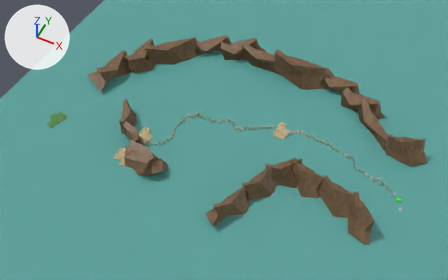
One commit to the glTF model public/world.glb: the scene before it, then after it.
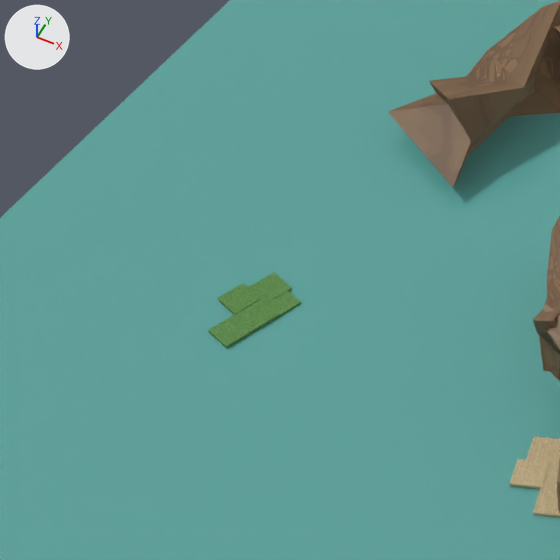
The first picture shows the older version from a 50 mm camera at (712.0, -950.0, 1291.0) aimed at (184.0, 106.0, -30.0). The close-ups show both versions on the part from 0% to 28% of the width and 18% to 63% of the height of that picture; other places that the commit changed are outside them. The lights are fixed; the arrows at upper left show +X, +Y and +Z. Where no turn or scale is listed for an object, it has been applied to the vertices.
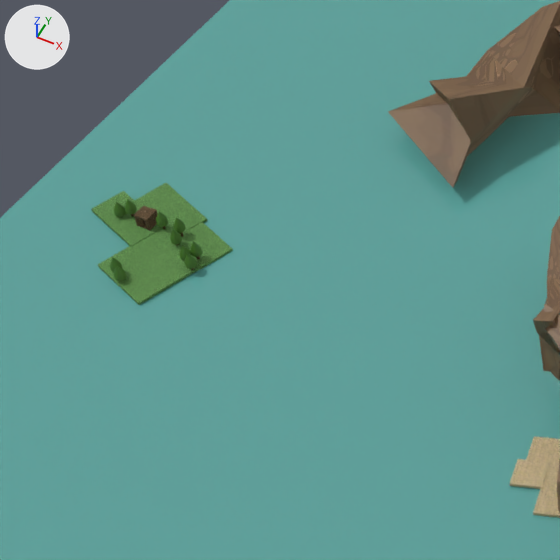
Boxes (x1, y1, x2, y2) around the edits, measured in the close-ups (560 x 560 px):
'Cube.080', moved, rescaled (52% wider, 60% taller)
    before: (208, 272, 301, 348)
    after: (91, 183, 233, 305)
'Cube.089', added
    after: (144, 210, 157, 231)
'Cône.001', added
    after: (190, 241, 203, 259)
'Cône.006', added
    after: (156, 211, 168, 229)
'Cône.003', added
    after: (184, 253, 197, 270)
'Cône.009', added
    after: (173, 217, 186, 237)
'Cône.004', added
    after: (113, 265, 126, 281)
'Cône.007', added
    after: (125, 199, 137, 216)
'Cône.010', added
    after: (170, 229, 182, 245)
'Cône.008', added
    after: (113, 201, 126, 217)
'Cône.002', added
    after: (179, 245, 192, 261)
'Cône.005', added
    after: (110, 257, 122, 273)
'Cube.091', added
    after: (136, 206, 152, 221)
'Cube.085', added
    after: (134, 206, 143, 227)
'Cube.090', added
    after: (137, 218, 145, 227)

Diff of the bpy script that builds the scene:
```diff
--- a/public/world.glb.py
+++ b/public/world.glb.py
@@ ob_cube_080 @@
 ob_cube_080 = bpy.data.objects.new('Cube.080', me_cube_080)
-ob_cube_080.location = (-272.4, -81.7, -2.8)
+ob_cube_080.location = (-359.0, -68.8, -2.8)
 ob_cube_080.rotation_euler = (0.0, 0.0, 2.809)  # degrees (0, 0, 161)
-ob_cube_080.scale = (10.0, 10.0, 1.0)
+ob_cube_080.scale = (24.3, 12.6, 1.0)
@@ ob_cône_010 @@
+ob_cône_010 = bpy.data.objects.new('Cône.010', me_cône_011)  # 163 vertices, 310 faces; spans x -3.7..3.7, y -3.7..3.7, z -13.3..3.7; in mat_matériau_103 (dark green #43731f), mat_matériau_104 (brown #452e0c)
+ob_cône_010.location = (-350.8, -34.3, 8.8)
@@ ob_cône_009 @@
+ob_cône_009 = bpy.data.objects.new('Cône.009', me_cône_010)  # 163 vertices, 310 faces; spans x -3.7..3.7, y -3.7..3.7, z -13.3..3.7; in mat_matériau_101 (dark green #43731f), mat_matériau_102 (brown #452e0c)
+ob_cône_009.location = (-354.0, -25.8, 10.7)
@@ ob_cône_008 @@
+ob_cône_008 = bpy.data.objects.new('Cône.008', me_cône_009)  # 163 vertices, 310 faces; spans x -3.7..3.7, y -3.7..3.7, z -13.3..3.7; in mat_matériau_099 (dark green #43731f), mat_matériau_100 (brown #452e0c)
+ob_cône_008.location = (-401.0, -29.5, 8.0)
@@ ob_cône_007 @@
+ob_cône_007 = bpy.data.objects.new('Cône.007', me_cône_008)  # 163 vertices, 310 faces; spans x -3.7..3.7, y -3.7..3.7, z -13.3..3.7; in mat_matériau_097 (dark green #43731f), mat_matériau_098 (brown #452e0c)
+ob_cône_007.location = (-394.1, -25.8, 10.1)
@@ ob_cône_006 @@
+ob_cône_006 = bpy.data.objects.new('Cône.006', me_cône_007)  # 163 vertices, 310 faces; spans x -3.7..3.7, y -3.7..3.7, z -13.3..3.7; in mat_matériau_095 (dark green #43731f), mat_matériau_096 (brown #452e0c)
+ob_cône_006.location = (-368.4, -25.8, 10.1)
@@ ob_cône_005 @@
+ob_cône_005 = bpy.data.objects.new('Cône.005', me_cône_006)  # 163 vertices, 310 faces; spans x -3.7..3.7, y -3.7..3.7, z -13.3..3.7; in mat_matériau_093 (dark green #43731f), mat_matériau_094 (brown #452e0c)
+ob_cône_005.location = (-368.4, -73.4, 10.1)
@@ ob_cône_004 @@
+ob_cône_004 = bpy.data.objects.new('Cône.004', me_cône_005)  # 163 vertices, 310 faces; spans x -3.7..3.7, y -3.7..3.7, z -13.3..3.7; in mat_matériau_077 (dark green #43731f), mat_matériau_092 (brown #452e0c)
+ob_cône_004.location = (-362.9, -77.0, 8.3)
@@ ob_cône_003 @@
+ob_cône_003 = bpy.data.objects.new('Cône.003', me_cône_004)  # 163 vertices, 310 faces; spans x -3.7..3.7, y -3.7..3.7, z -13.3..3.7; in mat_matériau_075 (dark green #43731f), mat_matériau_076 (brown #452e0c)
+ob_cône_003.location = (-328.2, -48.1, 9.0)
@@ ob_cône_001 @@
+ob_cône_001 = bpy.data.objects.new('Cône.001', me_cône_003)  # 163 vertices, 310 faces; spans x -3.7..3.7, y -3.7..3.7, z -13.3..3.7; in mat_matériau_073 (dark green #43731f), mat_matériau_074 (brown #452e0c)
+ob_cône_001.location = (-330.9, -38.4, 10.1)
@@ ob_cône_002 @@
+ob_cône_002 = bpy.data.objects.new('Cône.002', me_cône_002)  # 163 vertices, 310 faces; spans x -3.7..3.7, y -3.7..3.7, z -13.3..3.7; in mat_matériau_061 (picture img_mur), mat_matériau_072 (brown #452e0c)
+ob_cône_002.location = (-334.3, -45.0, 10.8)
@@ ob_cube_091 @@
+ob_cube_091 = bpy.data.objects.new('Cube.091', me_cube_091)  # 8 vertices, 12 faces; spans x -5.0..5.0, y -5.0..5.0, z -1.02..1.02; in mat_matériau_080 (picture img_images)
+ob_cube_091.location = (-380.0, -27.3, 7.3)
@@ ob_cube_090 @@
+ob_cube_090 = bpy.data.objects.new('Cube.090', me_cube_085)  # 8 vertices, 12 faces; spans x -2.12..2.12, y -1.26..1.26, z -5.0..5.0; in mat_matériau_079 (picture img_images)
+ob_cube_090.location = (-382.3, -31.2, 3.1)
@@ ob_cube_089 @@
+ob_cube_089 = bpy.data.objects.new('Cube.089', me_cube_037)  # a box spanning x -1.0..1.0, y -5.0..5.0, z -5.0..5.0; in mat_matériau_078 (picture img_images)
+ob_cube_089.location = (-375.8, -27.5, 3.5)
@@ ob_cube_085 @@
+ob_cube_085 = bpy.data.objects.new('Cube.085', me_cube_035)  # 8 vertices, 12 faces; spans x -1.13..1.13, y -5.03..5.03, z -5.0..5.0; in mat_matériau_066 (picture img_images)
+ob_cube_085.location = (-384.4, -27.5, 3.4)
```
